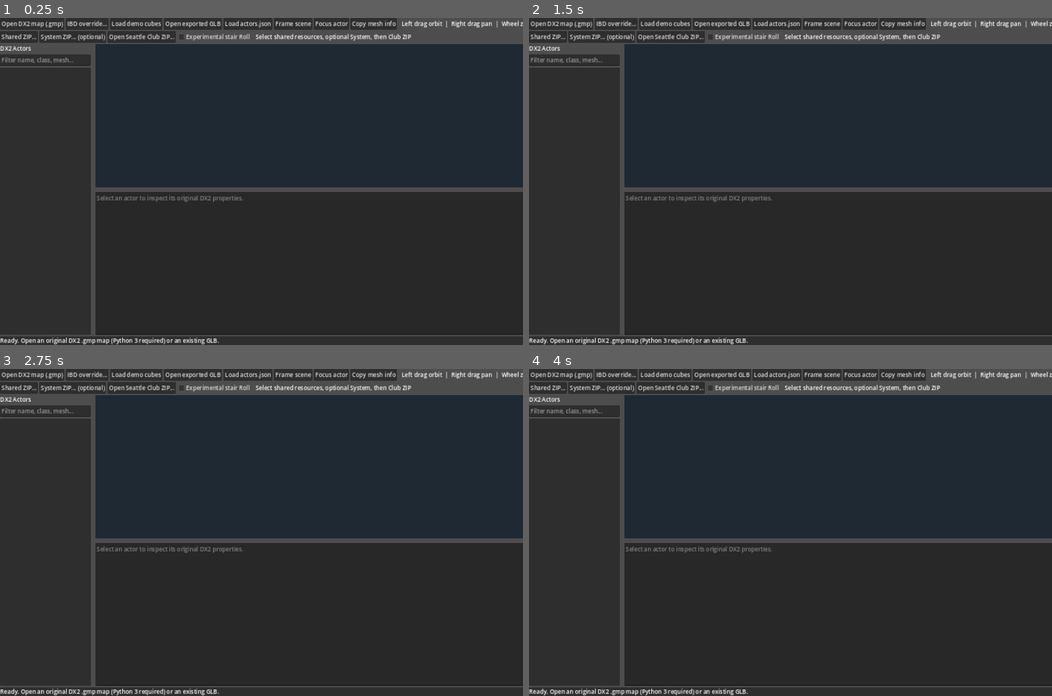
Above: before the commit, frames 1-4 (two rows, left to right).
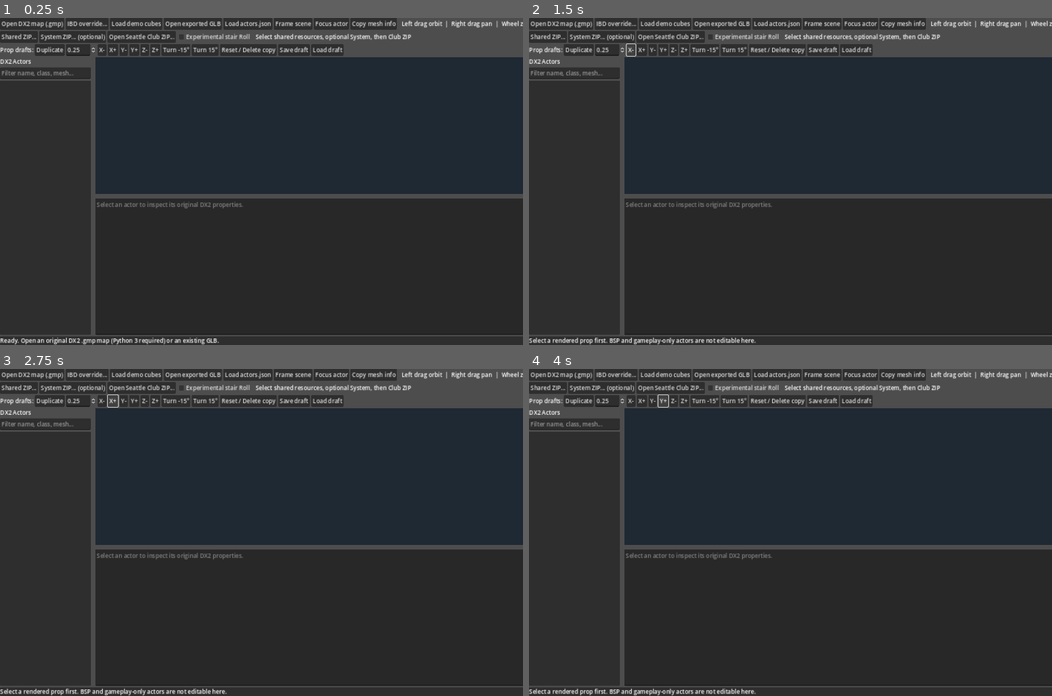
Above: after the commit, the same moments.

Repository: JakX2/Deus-Ex-2-SDK
Game: Godot game, scene res://main.tscn
Two runs of this game, one before a commit and one after it. Both use one fixed random seed, a clock stepped at 60 frames per second and the inputs below.
Inputs (mouse positions are in pixels of both pictures, inside the frame that each line leads up to):
- Up to frame 1 (0.25 s): no input
- Up to frame 2 (1.5 s): click (581, 50) at 0.5 s, where only the run after the commit has a clickable "Duplicate"; click (633, 50) at 1.25 s, where only the run after the commit has a clickable "X-"
- Up to frame 3 (2.75 s): click (115, 401) at 2 s, where only the run after the commit has a clickable "X+"
- Up to frame 4 (4 s): click (654, 401) at 2.75 s, where only the run after the commit has a clickable "Y-"; click (664, 401) at 3.5 s, where only the run after the commit has a clickable "Y+"

The runs differ from the first frame. In frame 1, 5.6% of the frame differs, in the area x 0-100%, y 8-59%; in frame 2, 6.1%; in frame 3, 6.1%; in frame 4, 6.1%, in the area x 0-100%, y 7-100%.

Commit message:
Prototype sidecar prop duplication, movement, rotation and saved drafts in Godot

Diff:
--- a/native_editor/godot_editor/main.gd
+++ b/native_editor/godot_editor/main.gd
@@ -25,6 +25,11 @@
 var chosen_system_path: String = ""
 var preview_club_stairs := false
 var last_gmp_path: String = ""
+var prop_edit_step: SpinBox
+var original_mesh_transforms: Dictionary = {}
+var draft_prop_copies: Dictionary = {}
+var draft_prop_sources: Dictionary = {}
+var next_prop_copy_id := 1
 var build_thread: Thread = null
 var actors: Array = []
 var visible_actors: Array = []
@@ -132,6 +137,53 @@
     zip_hint.text = "  Select shared resources, optional System, then Club ZIP"
     zip_bar.add_child(zip_hint)
 
+    var prop_bar := HBoxContainer.new()
+    base.add_child(prop_bar)
+    var draft_label := Label.new()
+    draft_label.text = "Prop drafts:"
+    prop_bar.add_child(draft_label)
+    var duplicate_button := Button.new()
+    duplicate_button.text = "Duplicate"
+    duplicate_button.tooltip_text = "Clone selected rendered prop in the viewer. Does not write the GMP."
+    duplicate_button.pressed.connect(_duplicate_selected_prop)
+    prop_bar.add_child(duplicate_button)
+    prop_edit_step = SpinBox.new()
+    prop_edit_step.min_value = 0.05
+    prop_edit_step.max_value = 10.0
+    prop_edit_step.step = 0.05
+    prop_edit_step.value = 0.25
+    prop_edit_step.custom_minimum_size.x = 83
+    prop_edit_step.tooltip_text = "Distance for X/Y/Z buttons, in Godot metres"
+    prop_bar.add_child(prop_edit_step)
+    for entry in [
+        ["X-", Vector3(-1, 0, 0)], ["X+", Vector3(1, 0, 0)],
+        ["Y-", Vector3(0, -1, 0)], ["Y+", Vector3(0, 1, 0)],
+        ["Z-", Vector3(0, 0, -1)], ["Z+", Vector3(0, 0, 1)]
+    ]:
+        var move_button := Button.new()
+        move_button.text = str(entry[0])
+        move_button.tooltip_text = "Move selected prop along Godot world axis"
+        move_button.pressed.connect(_move_selected_prop.bind(entry[1]))
+        prop_bar.add_child(move_button)
+    for angle in [-15.0, 15.0]:
+        var rotate_button := Button.new()
+        rotate_button.text = "Turn " + str(int(angle)) + "°"
+        rotate_button.pressed.connect(_rotate_selected_prop.bind(angle))
+        prop_bar.add_child(rotate_button)
+    var reset_button := Button.new()
+    reset_button.text = "Reset / Delete copy"
+    reset_button.pressed.connect(_reset_selected_prop)
+    prop_bar.add_child(reset_button)
+    var save_button := Button.new()
+    save_button.text = "Save draft"
+    save_button.tooltip_text = "Save only the preview changes as JSON in user://. Never write the game files."
+    save_button.pressed.connect(_save_prop_draft)
+    prop_bar.add_child(save_button)
+    var reload_button := Button.new()
+    reload_button.text = "Load draft"
+    reload_button.pressed.connect(_load_prop_draft)
+    prop_bar.add_child(reload_button)
+
     var horizontal := HSplitContainer.new()
     horizontal.size_flags_vertical = Control.SIZE_EXPAND_FILL
     base.add_child(horizontal)
@@ -438,7 +490,8 @@
     var actor_path := current_folder.path_join("actors.json")
     if FileAccess.file_exists(actor_path):
         load_actors(actor_path)
-    else:
+    _load_prop_draft(true)
+    if not FileAccess.file_exists(actor_path):
         status_label.text = "3D loaded (%d meshes). Open its actors.json to inspect entities." % mesh_count
     print("DX2Ed native: GLB loaded with ", mesh_count, " mesh instances")
 
@@ -464,6 +517,10 @@
     actors.clear()
     actors_by_name.clear()
     meshes_by_actor.clear()
+    original_mesh_transforms.clear()
+    draft_prop_copies.clear()
+    draft_prop_sources.clear()
+    next_prop_copy_id = 1
     all_mesh_instances.clear()
     pick_faces_by_mesh.clear()
     visible_actors.clear()
@@ -487,6 +544,8 @@
             else:
                 scene_bounds = scene_bounds.merge(box)
             var actor_name := str(mesh_node.name)
+            if not original_mesh_transforms.has(actor_name):
+                original_mesh_transforms[actor_name] = mesh_node.global_transform
             if not meshes_by_actor.has(actor_name):
                 meshes_by_actor[actor_name] = mesh_node
     for child in node.get_children():
@@ -618,6 +677,219 @@
     selected_overlay_original = null
     selected_diagnostic = ""
     selected_actor = {}
+
+## Editable *preview* operations. Native GMP/IBD save remains intentionally disabled.
+## Drafts live in user:// and are never written next to retail files.
+
+func _draft_selected_is_prop() -> bool:
+    if not is_instance_valid(selected_mesh) or selected_mesh.mesh == null:
+        return false
+    var name := str(selected_mesh.name)
+    return draft_prop_copies.has(name) or (meshes_by_actor.has(name) and actors_by_name.has(name))
+
+func _draft_source_name(instance: MeshInstance3D) -> String:
+    var name := str(instance.name)
+    if draft_prop_sources.has(name):
+        return str(draft_prop_sources[name])
+    if meshes_by_actor.has(name) and actors_by_name.has(name):
+        return name
+    return ""
+
+func _new_draft_copy(source_name: String, copy_name: String, world_transform: Transform3D) -> MeshInstance3D:
+    if not meshes_by_actor.has(source_name) or draft_prop_copies.has(copy_name):
+        return null
+    var source: MeshInstance3D = meshes_by_actor[source_name]
+    if not is_instance_valid(source) or source.mesh == null:
+        return null
+    var duplicate := MeshInstance3D.new()
+    duplicate.name = copy_name
+    duplicate.mesh = source.mesh
+    duplicate.material_override = source.material_override
+    duplicate.cast_shadow = source.cast_shadow
+    world_root.add_child(duplicate)
+    duplicate.global_transform = world_transform
+    draft_prop_copies[copy_name] = duplicate
+    draft_prop_sources[copy_name] = source_name
+    all_mesh_instances.append(duplicate)
+    return duplicate
+
+func _duplicate_selected_prop() -> void:
+    if not _draft_selected_is_prop():
+        status_label.text = "Select a rendered prop first (not BSP or a logical-only actor)."
+        return
+    var source := _draft_source_name(selected_mesh)
+    if source.is_empty():
+        return
+    var transform := selected_mesh.global_transform
+    var name := "DraftProp_" + str(next_prop_copy_id)
+    next_prop_copy_id += 1
+    var duplicate := _new_draft_copy(source, name, transform)
+    if is_instance_valid(duplicate):
+        _select_mesh_only(duplicate)
+        status_label.text = "Created preview copy " + name + ". Move it, then Save draft."
+
+func _refresh_prop_inspection() -> void:
+    if not is_instance_valid(selected_mesh):
+        return
+    if not selected_actor.is_empty():
+        selected_diagnostic = _format_actor_diagnostic(selected_actor)
+        inspector.text = selected_diagnostic + "\n\n--- ORIGINAL ACTOR PROPERTIES ---\n" + JSON.stringify(selected_actor, "  ")
+    else:
+        selected_diagnostic = _format_mesh_diagnostic(selected_mesh)
+        inspector.text = selected_diagnostic
+    inspector.text += "\n\n--- PREVIEW EDIT ---\nGodot transform: " + str(selected_mesh.global_transform)
+    status_label.text = "Preview modified: " + str(selected_mesh.name) + ". Save draft to keep changes (not GMP)."
+
+func _move_selected_prop(axis: Vector3) -> void:
+    if not _draft_selected_is_prop():
+        status_label.text = "Select a rendered prop first. BSP and gameplay-only actors are not editable here."
+        return
+    selected_mesh.global_position += axis * float(prop_edit_step.value)
+    _refresh_prop_inspection()
+
+func _rotate_selected_prop(angle: float) -> void:
+    if not _draft_selected_is_prop():
+        status_label.text = "Select a rendered prop to rotate."
+        return
+    selected_mesh.rotate_y(deg_to_rad(angle))
+    _refresh_prop_inspection()
+
+func _reset_selected_prop() -> void:
+    if not _draft_selected_is_prop():
+        return
+    var name := str(selected_mesh.name)
+    if draft_prop_copies.has(name):
+        var copy := selected_mesh
+        _clear_selection()
+        draft_prop_copies.erase(name)
+        draft_prop_sources.erase(name)
+        all_mesh_instances.erase(copy)
+        copy.queue_free()
+        inspector.text = "Draft prop copy removed from preview."
+        status_label.text = "Draft copy removed. Save draft to keep this change."
+    elif original_mesh_transforms.has(name):
+        selected_mesh.global_transform = original_mesh_transforms[name]
+        _refresh_prop_inspection()
+
+func _draft_file_path() -> String:
+    if current_folder.is_empty():
+        return ""
+    var folder := ProjectSettings.globalize_path("user://prop_drafts")
+    var result := DirAccess.make_dir_recursive_absolute(folder)
+    if result != OK:
+        return ""
+    return folder.path_join(current_folder.sha256_text() + ".json")
+
+func _transform_to_array(xform: Transform3D) -> Array:
+    return [
+        xform.basis.x.x, xform.basis.x.y, xform.basis.x.z,
+        xform.basis.y.x, xform.basis.y.y, xform.basis.y.z,
+        xform.basis.z.x, xform.basis.z.y, xform.basis.z.z,
+        xform.origin.x, xform.origin.y, xform.origin.z
+    ]
+
+func _array_to_transform(values: Variant) -> Variant:
+    if typeof(values) != TYPE_ARRAY or values.size() != 12:
+        return null
+    var safe: Array = []
+    for value in values:
+        if typeof(value) not in [TYPE_FLOAT, TYPE_INT]:
+            return null
+        var number := float(value)
+        if not is_finite(number) or abs(number) > 1000000.0:
+            return null
+        safe.append(number)
+    return Transform3D(
+        Vector3(safe[0], safe[1], safe[2]),
+        Vector3(safe[3], safe[4], safe[5]),
+        Vector3(safe[6], safe[7], safe[8]),
+        Vector3(safe[9], safe[10], safe[11])
+    )
+
+func _save_prop_draft() -> void:
+    var path := _draft_file_path()
+    if path.is_empty() or scene_root == null:
+        status_label.text = "Load a GLB map before saving a prop draft."
+        return
+    var moved := []
+    for name in original_mesh_transforms:
+        if not meshes_by_actor.has(name) or not actors_by_name.has(name):
+            continue
+        var mesh: MeshInstance3D = meshes_by_actor[name]
+        if is_instance_valid(mesh) and mesh.global_transform != original_mesh_transforms[name]:
+            moved.append({"actor": name, "transform": _transform_to_array(mesh.global_transform)})
+    var copies := []
+    for name in draft_prop_copies:
+        var duplicate: MeshInstance3D = draft_prop_copies[name]
+        if is_instance_valid(duplicate):
+            copies.append({"name": name, "from_actor": draft_prop_sources[name],
+                           "transform": _transform_to_array(duplicate.global_transform)})
+    var document := {
+        "schema": "DX2Ed-prop-draft-v1",
+        "map_cache": current_folder,
+        "coordinate_space": "Godot world metres (X=UE X, Y=UE Z, Z=UE Y)",
+        "read_only_source": true,
+        "moved": moved,
+        "copies": copies
+    }
+    var output := FileAccess.open(path, FileAccess.WRITE)
+    if output == null:
+        status_label.text = "Unable to write private draft: " + path
+        return
+    output.store_string(JSON.stringify(document, "  "))
+    output.close()
+    status_label.text = "Saved " + str(moved.size()) + " moved props and " + str(copies.size()) + " copies in private draft JSON (not GMP)."
+
+func _load_prop_draft(silent_if_absent: bool = false) -> void:
+    var path := _draft_file_path()
+    if path.is_empty() or not FileAccess.file_exists(path):
+        if not silent_if_absent:
+            status_label.text = "No saved prop draft for this map cache."
+        return
+    var file := FileAccess.open(path, FileAccess.READ)
+    if file == null:
+        status_label.text = "Unable to read prop draft."
+        return
+    var doc: Variant = JSON.parse_string(file.get_as_text())
+    if typeof(doc) != TYPE_DICTIONARY or doc.get("schema") != "DX2Ed-prop-draft-v1" or doc.get("map_cache") != current_folder:
+        status_label.text = "Prop draft did not match the current map."
+        return
+    var moved: Variant = doc.get("moved", [])
+    var copies: Variant = doc.get("copies", [])
+    if typeof(moved) != TYPE_ARRAY or typeof(copies) != TYPE_ARRAY or moved.size() > 10000 or copies.size() > 10000:
+        status_label.text = "Prop draft contains invalid record arrays."
+        return
+    # Validate every transform before applying any of the saved changes.
+    for entry in moved + copies:
+        if typeof(entry) != TYPE_DICTIONARY or _array_to_transform(entry.get("transform")) == null:
+            status_label.text = "Prop draft contains an invalid transform."
+            return
+    _clear_selection()
+    for name in original_mesh_transforms:
+        if meshes_by_actor.has(name) and is_instance_valid(meshes_by_actor[name]):
+            meshes_by_actor[name].global_transform = original_mesh_transforms[name]
+    for node in draft_prop_copies.values():
+        if is_instance_valid(node):
+            all_mesh_instances.erase(node)
+            node.queue_free()
+    draft_prop_copies.clear()
+    draft_prop_sources.clear()
+    next_prop_copy_id = 1
+    for entry in moved:
+        var name := str(entry.get("actor", ""))
+        if meshes_by_actor.has(name) and actors_by_name.has(name):
+            meshes_by_actor[name].global_transform = _array_to_transform(entry["transform"])
+    for entry in copies:
+        var from_actor := str(entry.get("from_actor", ""))
+        var name := str(entry.get("name", ""))
+        if not name.begins_with("DraftProp_") or not actors_by_name.has(from_actor):
+            continue
+        var instance := _new_draft_copy(from_actor, name, _array_to_transform(entry["transform"]))
+        if is_instance_valid(instance):
+            var suffix := name.trim_prefix("DraftProp_")
+            if suffix.is_valid_int():
+                next_prop_copy_id = max(next_prop_copy_id, int(suffix) + 1)
+    status_label.text = "Loaded private prop draft. Original GMP unchanged."
 
 func focus_selected() -> void:
     if is_instance_valid(selected_mesh):
